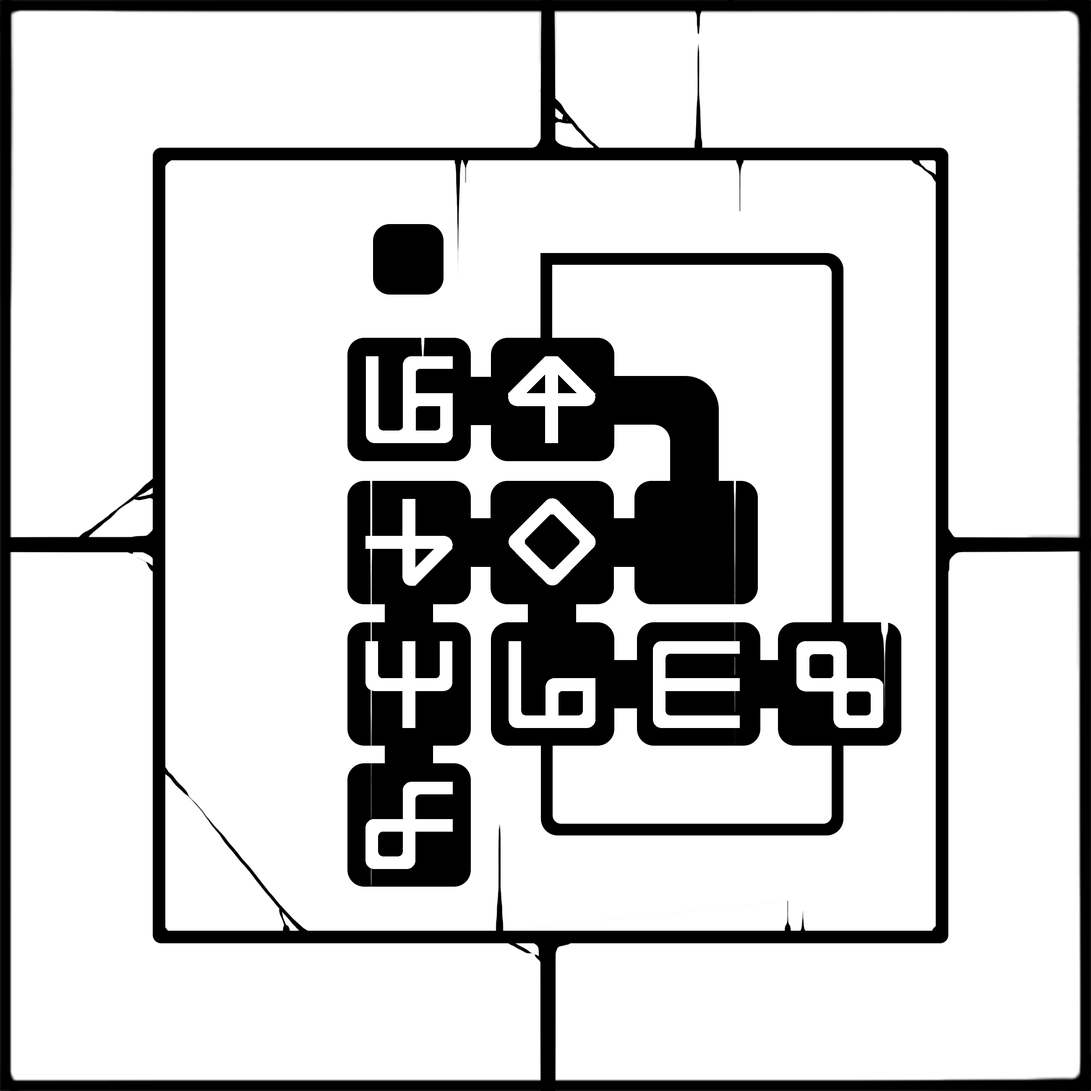
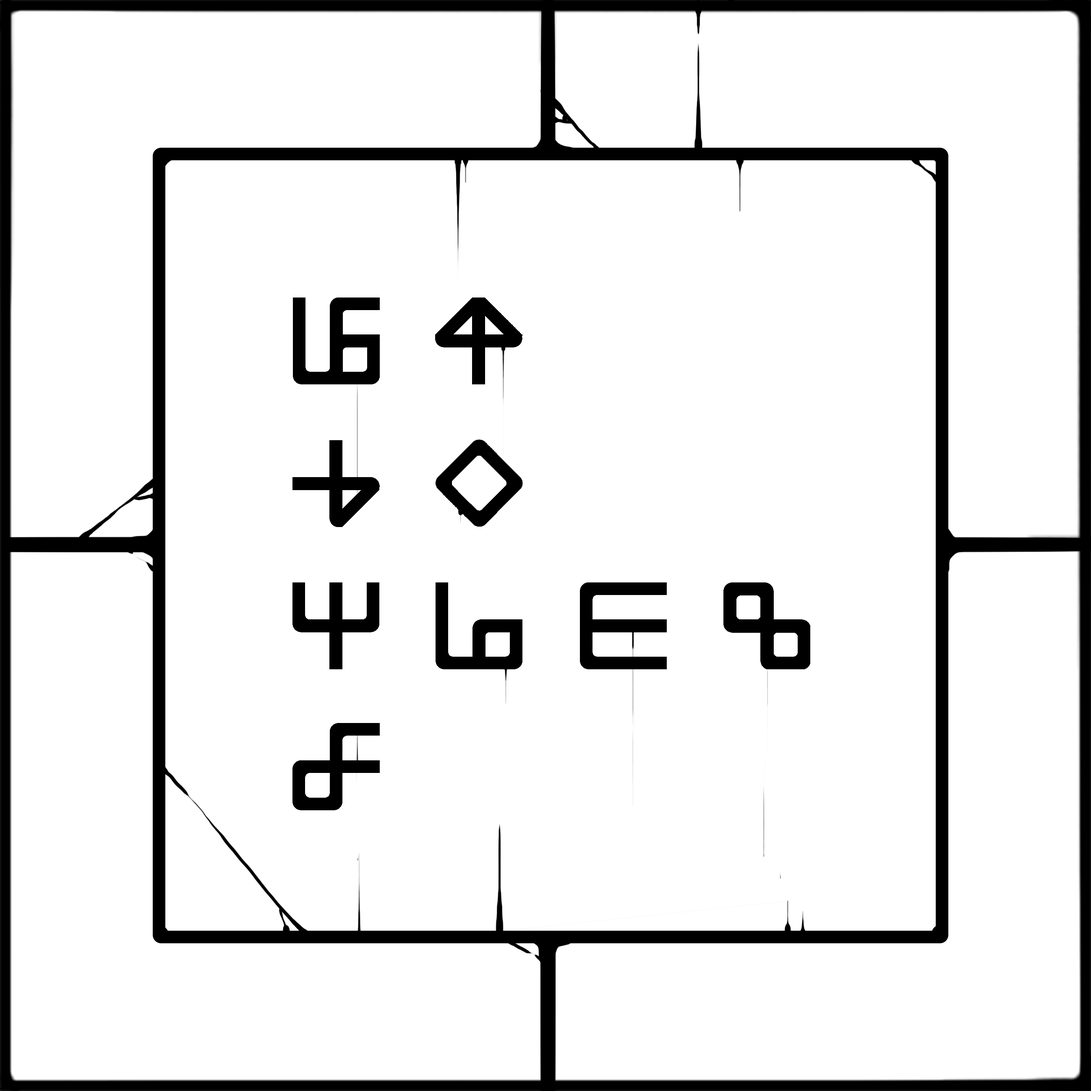
Revision of a layered 1091 × 1091 image; what changed, layer by layer:
added layer "Layer 10" above "Layer 9" over [356, 342, 782, 932]
painted on "Layer 9" over [292, 297, 884, 870]
hid "Layer 5" over [347, 224, 902, 888]
